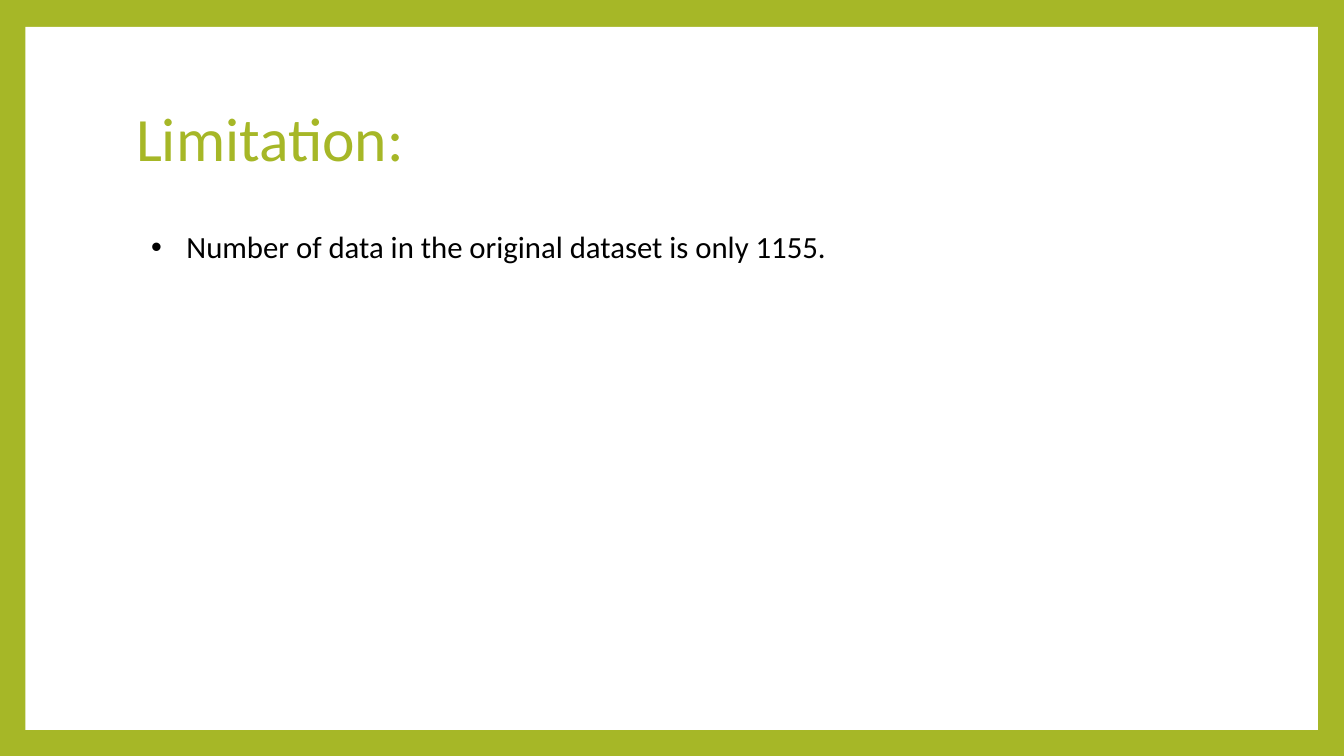
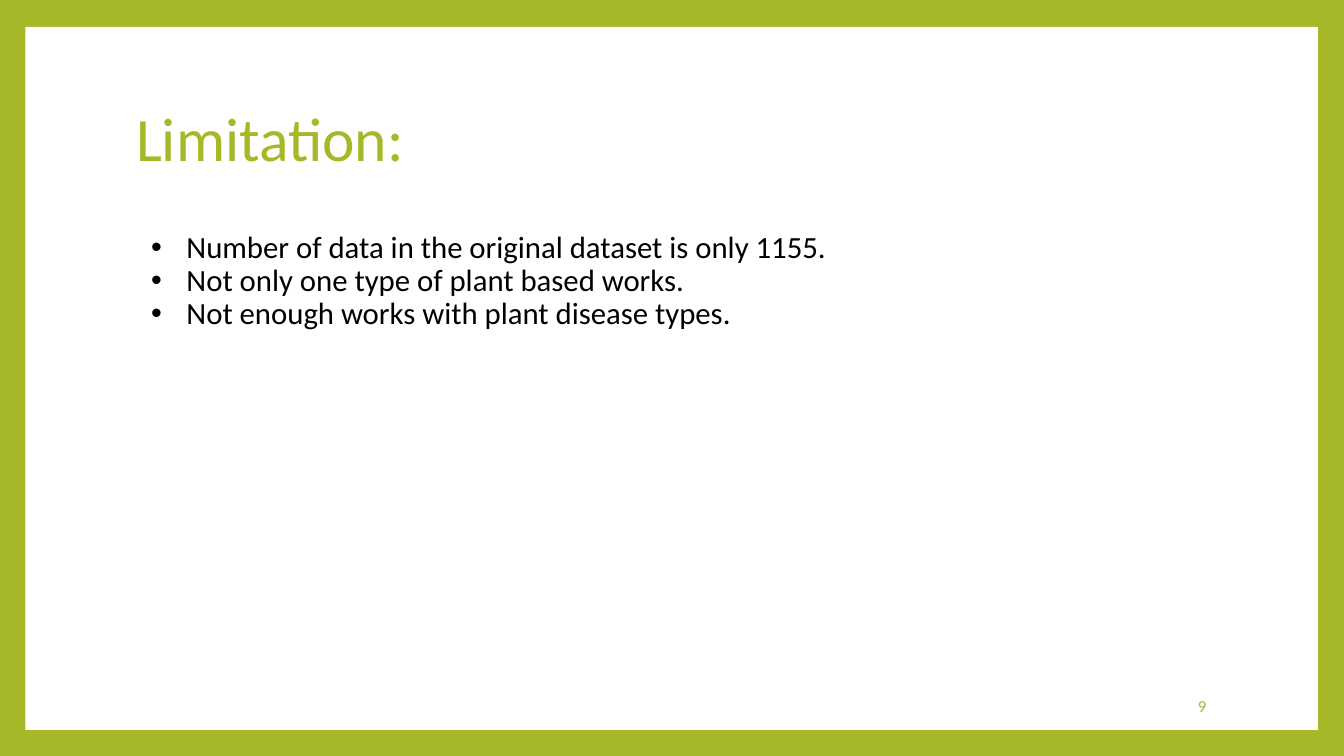
Before and after one commit to mdFuadIslam/cse438, a slide deck: slide 9 of Submission3/Slide.pptx. Drawn at 1344x756 pixels with LibreOffice and Linux fonts; fonts in the diff are those of the drawing. Boxes give left, top, right and bottom in pixels: in the first picture for what was removed or moved away, otherwise in the second. Text is boxed around its words. In the diff, an @@ line names an element or a change of style, - is before the commit and + after.

```diff
--- a/Submission3/Slide.pptx
+++ b/Submission3/Slide.pptx
@@ text at box(186, 269, 730, 330): paragraphs added @@
+• Not only one type of plant based works.
+• Not enough works with plant disease types.
@@ page number added at box(1198, 701, 1206, 712), 12 pt, text #A6B727 @@
+9
```
Also in this commit, not shown: 9 other slides changed, 4 other files.
